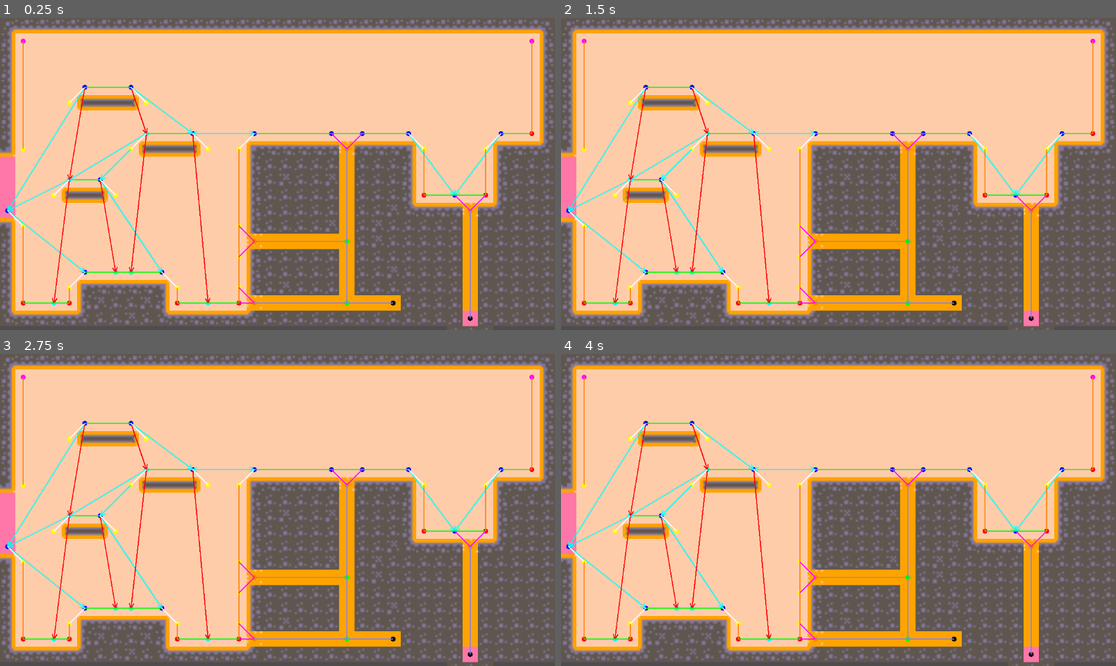
Above: before the commit, frames 1-4 (two rows, left to right).
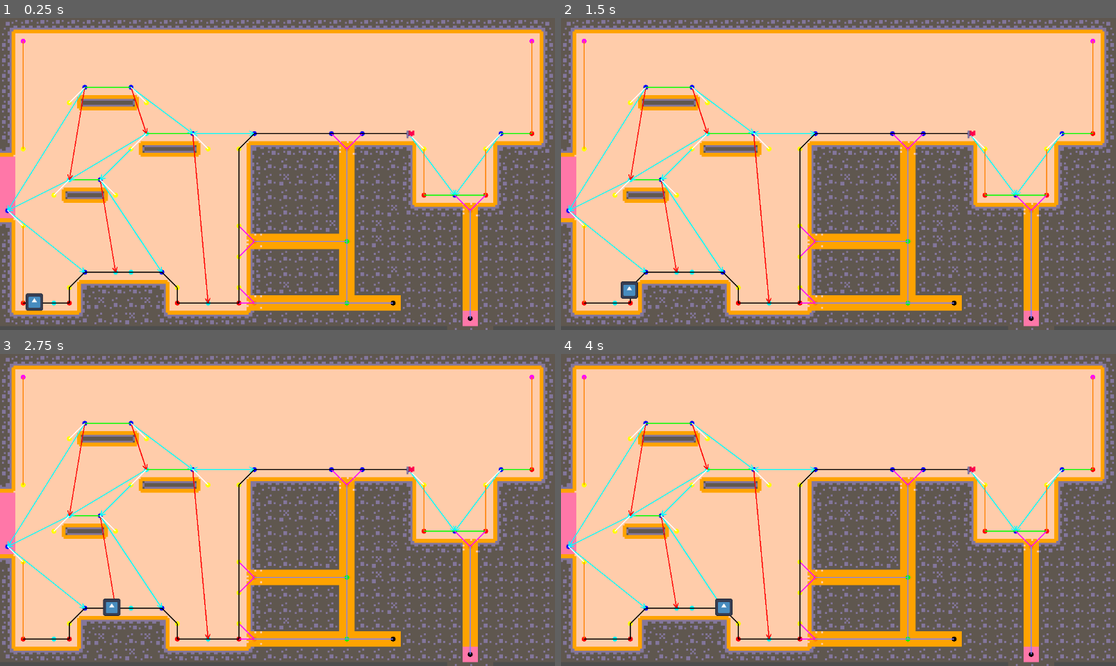
Above: after the commit, the same moments.

Repository: marolmmar1/TFG
Game: Godot game, scene res://Develop/Bioma.tscn
Same seed, same stepped clock (60 frames per second), same inputs: the game is played once before the commit and once after it. The engine's default icon, where the game draws it, is replaced by a stand-in: a white triangle on a blue panel in a dark square.
Inputs:
- Up to frame 1 (0.25 s): no input
- Up to frame 2 (1.5 s): tap Enter (ui_accept) at 0.5, 0.6, 0.77, 1.07, 1.35 s; hold Right (ui_right) from 0.53 s (still down)
- Up to frame 3 (2.75 s): tap Enter (ui_accept) at 1.52, 1.82, 2.1 s; release Right (ui_right) at 2.03 s; hold Left (ui_left) from 2.03 s (still down)
- Up to frame 4 (4 s): release Left (ui_left) at 2.78 s; hold Right (ui_right) from 2.78 s (still down); tap Enter (ui_accept) at 2.85, 3.02, 3.32, 3.6, 3.77 s

The runs differ from the first frame. In frame 1, 4.3% of the frame differs, in the area x 0-100%, y 0-100%; in frame 2, 4.3%; in frame 3, 4.3%; in frame 4, 4.3%.

Commit message:
movement code, switch climbing old

Diff:
--- a/AStar/a_star.gd
+++ b/AStar/a_star.gd
@@ -46,7 +46,7 @@
 	link_helper.link_platform_nodes(astar_nodes, platform_nodes, platform_wall_nodes)
 	link_helper.link_wall_nodes(astar_nodes, wall_nodes, platform_wall_nodes, wall_corner_nodes)
 	link_helper.link_intersection_and_tunnel_gate_nodes(astar_nodes, intersection_nodes, tunnel_gate_nodes, tunnel_end_nodes)
-	link_helper.link_platform_and_wall_nodes(astar_nodes, platform_nodes, wall_nodes)
+	link_helper.link_platform_and_wall_nodes(astar_nodes, platform_nodes, platform_wall_nodes, wall_nodes)
 	link_helper.link_tunnel_gate_nodes(astar_nodes, tunnel_gate_nodes, platform_nodes, wall_nodes, platform_wall_nodes)
 	link_helper.link_platform_nodes_by_jump(astar_nodes, platform_nodes, vertical_jump_dist, horizontal_jump_dist)
 
@@ -103,9 +103,11 @@
 
 		if fall_node_left != null:
 			platform_fall_nodes.append(fall_node_left)
+			astar_nodes[fall_node_left] = []
 			astar_nodes[node].append(Edge.new(node, fall_node_left, Edge.MovementType.FALL))  # One-directional edge
 		if fall_node_right != null:
 			platform_fall_nodes.append(fall_node_right)
+			astar_nodes[fall_node_right] = []
 			astar_nodes[node].append(Edge.new(node, fall_node_right, Edge.MovementType.FALL))  # One-directional edge
 
 
@@ -131,6 +133,10 @@
 
 
 #DEBUG
+var astar_on_going = []
+var astar_target
+var astar_path = []
+
 func _draw():
 
 	for node in platform_nodes:
@@ -201,3 +207,14 @@
 				var arrowhead2 = world_position_b - direction * 10 - direction.rotated(PI / 2) * 5
 				draw_line(world_position_b, arrowhead1, Color(0, 1, 1), 2)
 				draw_line(world_position_b, arrowhead2, Color(0, 1, 1), 2)
+
+	if astar_target:
+		draw_circle(astar_target, 10, Color(0, 1, 0))
+
+	for i in astar_on_going:
+		draw_circle(i, 10, Color(1, 0, 0))
+
+	for edge in astar_path:
+		var world_position_a = tmhelper.to_world_position(edge.from)
+		var world_position_b = tmhelper.to_world_position(edge.to)
+		draw_line(world_position_a, world_position_b, Color(0, 0, 0), 2)
--- a/AStar/link_helper.gd
+++ b/AStar/link_helper.gd
@@ -135,15 +135,16 @@
 
 	return true
 
-func link_platform_and_wall_nodes(astar_nodes, platform_nodes, wall_nodes):
+func link_platform_and_wall_nodes(astar_nodes, platform_nodes, platform_wall_nodes, wall_nodes):
 	# Combine platform nodes and wall nodes into a single list
-	var all_nodes = platform_nodes + wall_nodes
-
-	for i in range(all_nodes.size()):
-		var node_a = all_nodes[i]
-		for j in range(i + 1, all_nodes.size()):
-			var node_b = all_nodes[j]
-			if tmhelper.get_adjacent_cells(node_a).has(node_b):
+	var all_nodes = platform_nodes + platform_wall_nodes + wall_nodes
+
+	for i in range(all_nodes.size()):
+		var node_a = all_nodes[i]
+		for j in range(i + 1, all_nodes.size()):
+			var node_b = all_nodes[j]
+			if tmhelper.get_adjacent_cells(node_a).has(node_b) and \
+				(wall_nodes.has(node_a) or wall_nodes.has(node_b)):
 				# Add a bidirectional connection
 				astar_nodes[node_a].append(Edge.new(node_a, node_b, Edge.MovementType.SWITCH_CLIMBING))
 				astar_nodes[node_b].append(Edge.new(node_b, node_a, Edge.MovementType.SWITCH_CLIMBING))
--- /dev/null
+++ b/Creatures/States/climb_state.gd
@@ -0,0 +1,26 @@
+extends State
+
+@export var speed: float = 65.0
+
+@onready var fall_state = $"../Fall"
+
+var wall_dir
+
+func enter(vars):
+	controller.velocity.y = vars["direction"].y * speed
+
+	assert(controller.is_on_wall())
+	wall_dir = -controller.get_slide_collision(0).get_normal()
+
+	controller.velocity.x = wall_dir.x * 0.1
+
+
+func check_conditions(vars) -> bool:
+	return controller.is_on_wall()
+
+func tick(delta):
+
+	if not controller.is_on_wall():
+		on_change_state.emit(fall_state, {})
+
+	controller.move_and_slide()
--- /dev/null
+++ b/Creatures/States/fall_state.gd
@@ -0,0 +1,16 @@
+extends State
+
+@export var gravity: float = 750
+
+@onready var idle_state = $"../Idle"
+
+func check_conditions(vars) -> bool:
+	return not controller.is_on_floor()
+
+func tick(delta):
+
+	if controller.is_on_floor():
+		on_change_state.emit(idle_state, {})
+
+	controller.velocity.y += gravity * delta
+	controller.move_and_slide()
--- /dev/null
+++ b/Creatures/States/state.gd
@@ -0,0 +1,25 @@
+extends Node
+class_name State
+
+var controller: CharacterBody2D
+var locked := false
+
+signal on_change_state(state, vars)
+
+func init(_controller: CharacterBody2D):
+	self.controller = _controller
+
+func enter(vars):
+	pass
+
+func exit():
+	pass
+
+func tick(delta):
+	pass
+
+func check_conditions(vars) -> bool:
+	return true
+
+func change_state(state: State, vars):
+	on_change_state.emit(state, vars)
--- /dev/null
+++ b/Creatures/States/switch_climbing.gd
@@ -0,0 +1,77 @@
+extends State
+
+@export var max_threshold: int = 50 #Tile size + some tolerance #HACK
+@export var min_threshold: int = 25 #Tile size - some tolerance
+@export var stop_time_1: float = 0.15
+@export var move_time: float = 0.7
+@export var stop_time_2: float = 0.15
+
+@onready var idle_state = $"../Idle"
+@onready var idle_wall_state = $"../IdleWall"
+
+var anim_time := 0.0
+var target_node
+var final_state
+var speed
+
+func enter(vars):
+	target_node = vars["target node"] as Vector2
+
+	if target_node.y < controller.position.y: #Why y in godot 2d is down? aaaaaaaaaa
+		final_state = idle_state
+	else:
+		final_state = idle_wall_state
+
+	var dist = abs(controller.position.x - target_node.x) + abs(controller.position.y - target_node.y)
+	speed = dist / move_time
+
+
+	locked = true
+	anim_time = 0.0
+
+
+func check_conditions(vars) -> bool:
+	if not (controller.is_on_wall() or controller.is_on_floor()):
+		return false
+
+	var _target_node = vars["target node"] as Vector2
+	if _target_node and abs(controller.position.x - _target_node.x) > min_threshold and abs(controller.position.y - _target_node.y) > min_threshold \
+		and controller.position.distance_to(_target_node) < sqrt(max_threshold * max_threshold + max_threshold * max_threshold):
+		return true
+
+	return false
+
+
+func tick(delta):
+
+	anim_time += delta
+
+	if anim_time < stop_time_1:
+		# Stay still first
+		controller.velocity = Vector2.ZERO
+
+	elif anim_time < stop_time_1 + move_time:
+		# Move towards target node
+
+		var t = (anim_time - stop_time_1) / move_time
+		var v = 4 * t * (1 - t) * speed * sqrt(2) #I'm no mathematician and don't know how this works. But I've made it straight up from instict and it works lmao
+
+		controller.velocity.x = v if (target_node.x - controller.position.x) > 0 else -v
+		controller.velocity.y = v if (target_node.y - controller.position.y) > 0 else -v
+
+	elif anim_time < stop_time_1 + move_time + stop_time_2:
+		# Stay still finally
+		controller.velocity = Vector2.ZERO
+	else:
+		# Animation complete
+
+		if final_state == idle_wall_state and not controller.is_on_wall():
+			controller.velocity.x = 10 if (target_node.x - controller.position.x) > 0 else -10 #HACK hardcoded
+		elif final_state == idle_state and not controller.is_on_floor():
+			controller.velocity.y = 10
+
+		else:
+			locked = false
+			on_change_state.emit(final_state, {})
+
+	controller.move_and_slide()
--- /dev/null
+++ b/Creatures/States/walk_state.gd
@@ -0,0 +1,19 @@
+extends State
+
+@export var speed: float = 100.0
+
+@onready var fall_state = $"../Fall"
+
+func enter(vars):
+	controller.velocity.x = vars["direction"].x * speed
+	controller.velocity.y = 0.1
+
+func check_conditions(vars) -> bool:
+	return controller.is_on_floor()
+
+func tick(delta):
+
+	if not controller.is_on_floor():
+		on_change_state.emit(fall_state, {})
+
+	controller.move_and_slide()
--- a/Creatures/creature.gd
+++ /dev/null
@@ -1,25 +0,0 @@
-extends CharacterBody2D
-
-
-const SPEED = 300.0
-const JUMP_VELOCITY = -400.0
-
-
-func _physics_process(delta: float) -> void:
-	# Add the gravity.
-	if not is_on_floor():
-		velocity += get_gravity() * delta
-
-	# Handle jump.
-	if Input.is_action_just_pressed("ui_accept") and is_on_floor():
-		velocity.y = JUMP_VELOCITY
-
-	# Get the input direction and handle the movement/deceleration.
-	# As good practice, you should replace UI actions with custom gameplay actions.
-	var direction := Input.get_axis("ui_left", "ui_right")
-	if direction:
-		velocity.x = direction * SPEED
-	else:
-		velocity.x = move_toward(velocity.x, 0, SPEED)
-
-	move_and_slide()
--- /dev/null
+++ b/Creatures/ground_creature.gd
@@ -0,0 +1,27 @@
+extends CharacterBody2D
+
+@export_category("Main")
+@export var ai_time = 0.5
+
+@export_category("Provided")
+@export var astar: Node2D
+
+@onready var controller = $Controller
+@onready var ai = $AI
+@onready var ai_timer: Timer = $AITimer
+
+func _ready() -> void:
+
+	controller.init(self)
+	ai.init(astar, controller)
+
+	# ai_timer.wait_time = ai_time
+	# ai_timer.timeout.connect(ai_tick)
+	# ai_timer.start()
+
+func _process(delta: float) -> void:
+	ai_tick()
+
+func ai_tick():
+	ai.tick()
+	# ai_timer.start()
--- /dev/null
+++ b/Creatures/ground_creature_ai.gd
@@ -0,0 +1,183 @@
+extends Node2D
+
+@export_category("Debug") #DEBUG
+@export var target: Node2D
+@export var astar_node: Node2D
+@export var tile_size: int = 15
+
+var astar_graph
+var controller
+var path = []
+var path_index = 0
+
+
+func init(_astar, _controller):
+	self.astar_graph = _astar
+	self.controller = _controller
+
+
+func get_closest_node(point: Vector2, threshold: int):
+	var closest_point = null
+	var closest_dist = INF
+	for node in astar_graph.astar_nodes:
+		var dist = point.distance_to(astar_graph.tmhelper.to_world_position(node))
+		if dist < closest_dist:
+			closest_dist = dist
+			if closest_dist < threshold:
+				closest_point = node
+	return closest_point
+
+
+class AstarAINode:
+	func _init(_node: Vector2i, _parent: AstarAINode, _cost: int):
+		self.node = _node
+		self.parent = _parent
+		self.cost = _cost
+
+	var node: Vector2i
+	var parent: AstarAINode
+	var cost: int
+
+
+func astar(current_node: Vector2i, target_node: Vector2i) -> Array:
+	var pending = []
+	var explored = []
+
+	var start_node = AstarAINode.new(current_node, null, 0)
+
+	pending.append(start_node)
+
+	while pending.size() > 0: #TODO prevent infinite loop and split process through ticks
+
+		# #DEBUG
+		# await get_tree().create_timer(0.25).timeout
+		# astar_node.queue_redraw()
+
+		var lowest_cost_node = null
+		var lowest_cost = INF
+
+		for node in pending:
+			var cost = node_cost(node, AstarAINode.new(target_node, null, 0))
+			if cost < lowest_cost:
+				lowest_cost = cost
+				lowest_cost_node = node
+
+		pending.erase(lowest_cost_node)
+		explored.append(lowest_cost_node)
+
+		if lowest_cost_node.node == target_node:
+			return build_path(start_node, lowest_cost_node)
+
+		var neighbors = get_neighbors(lowest_cost_node.node)
+		for neighbor in neighbors:
+			if explored.filter(func(x): return x.node == neighbor).size() > 0:
+				continue
+
+			var pending_neighbor = pending.filter(func(x): return x.node == neighbor).pop_front()
+
+			if not pending_neighbor:
+				pending_neighbor = AstarAINode.new(neighbor, lowest_cost_node, 0)
+				var cost = node_cost(lowest_cost_node, pending_neighbor)
+				pending_neighbor.cost = cost
+				pending.append(pending_neighbor)
+
+			else:
+				var cost = node_cost(lowest_cost_node, pending_neighbor)
+				if cost < pending_neighbor.cost:
+					pending_neighbor.parent = lowest_cost_node
+					pending_neighbor.cost = cost
+
+	return []
+
+func node_cost(from: AstarAINode, to: AstarAINode) -> int:
+	var heuristic = controller.position.distance_to(astar_graph.tmhelper.to_world_position(to.node))
+	var movement_cost = 0
+	if from.parent:
+		movement_cost = from.cost
+
+	return heuristic + movement_cost
+
+func get_neighbors(node: Vector2i) -> Array:
+	var neighbors = []
+
+	# #DEBUG
+	# astar_node.astar_on_going.append(astar_graph.tmhelper.to_world_position(node))
+
+	for edge in astar_graph.astar_nodes[node]:
+		neighbors.append(edge.to)
+
+	return neighbors
+
+func build_path(start_node: AstarAINode, end_node: AstarAINode) -> Array:
+	var _path = []
+	var current = end_node
+	while current != start_node:
+		if current.parent:
+			for edge in astar_graph.astar_nodes[current.parent.node]:
+				if edge.to == current.node:
+					_path.append(edge)
+					break
+		current = current.parent
+
+	_path.reverse()
+	return _path
+
+#TODO pass to higher AI
+func tick():
+	if not path:
+		var current_node = get_closest_node(controller.position, 1000)
+		var target_node = get_closest_node(target.position, 1000)
+
+		# #DEBUG
+		# astar_node.astar_target = astar_graph.tmhelper.to_world_position(target_node)
+		# astar_node.queue_redraw()
+
+		path_index = 0
+		path = astar(current_node, target_node)
+
+
+func _process(delta: float) -> void:
+	if path:
+
+		#DEBUG
+		astar_node.astar_path = path
+		astar_node.queue_redraw()
+
+		if path_index < path.size() and path[path_index].to == get_closest_node(controller.position, tile_size):
+			path_index += 1
+
+			calculate_movement()
+
+		elif path_index == 0:
+			calculate_movement()
+
+
+		#TODO check if out of edge's bounding box by thickness
+
+
+func calculate_movement():
+	var next_node = path[path_index].to
+
+	match path[path_index].movement_type:
+		Edge.MovementType.WALK:
+			walk(next_node)
+		Edge.MovementType.CLIMB:
+			climb(next_node)
+		Edge.MovementType.SWITCH_CLIMBING:
+			switch_climbing(next_node)
+
+
+func walk(next_node):
+	if astar_graph.tmhelper.to_world_position(next_node).x > controller.position.x:
+		controller.queue_change_state(controller.walk_state, {"direction": Vector2.RIGHT})
+	else:
+		controller.queue_change_state(controller.walk_state, {"direction": Vector2.LEFT})
+
+func climb(next_node):
+	if astar_graph.tmhelper.to_world_position(next_node).y > controller.position.y:
+		controller.queue_change_state(controller.climb_state, {"direction": Vector2.DOWN})
+	else:
+		controller.queue_change_state(controller.climb_state, {"direction": Vector2.UP})
+
+func switch_climbing(next_node):
+	controller.queue_change_state(controller.switch_climbing_state, {"target node": astar_graph.tmhelper.to_world_position(next_node)})
--- /dev/null
+++ b/Creatures/ground_creature_controller.gd
@@ -0,0 +1,77 @@
+extends Node
+
+@export var speed: float = 100.0
+@export var climb_speed: float = 80.0
+@export var gravity: float = 500.0
+@export var jump_force: float = -200.0
+
+@onready var idle_state = $Idle
+@onready var idle_wall_state = $IdleWall
+@onready var fall_state = $Fall
+@onready var walk_state = $Walk
+@onready var climb_state = $Climb
+@onready var switch_climbing_state = $SwitchClimbing
+
+var controller: CharacterBody2D
+var current_state: State
+var queued_state = []
+
+var position:
+	get:
+		return controller.position
+	set(value):
+		assert(false)
+
+func init(_controller: CharacterBody2D):
+	self.controller = _controller
+
+	# idle_state.init(controller)
+	# idle_state.on_change_state.connect(change_state)
+	# idle_wall_state.init(controller)
+	# idle_wall_state.on_change_state.connect(change_state)
+	fall_state.init(controller)
+	fall_state.on_change_state.connect(change_state)
+	walk_state.init(controller)
+	walk_state.on_change_state.connect(change_state)
+	climb_state.init(controller)
+	climb_state.on_change_state.connect(change_state)
+	switch_climbing_state.init(controller)
+	switch_climbing_state.on_change_state.connect(change_state)
+
+
+func _physics_process(delta: float):
+	if not controller:
+		return
+
+	if queued_state and not current_state.locked and queued_state[0].check_conditions(queued_state[1]):
+		current_state.exit()
+		current_state = queued_state[0]
+		current_state.enter(queued_state[1])
+
+	if current_state:
+		print(current_state.name)
+		current_state.tick(delta)
+
+	else:
+		if fall_state.check_conditions({}):
+			current_state = fall_state
+			fall_state.enter({})
+		elif idle_state.check_conditions({}):
+			current_state = idle_state
+			idle_state.enter({})
+
+
+func change_state(_state, vars):
+
+	if queued_state and queued_state[0].check_conditions(queued_state[1]): #Just to avoid possible state flickering
+		current_state.exit()
+		current_state = queued_state[0]
+		current_state.enter(queued_state[1])
+
+	if _state.check_conditions(vars):
+		current_state.exit()
+		current_state = _state
+		current_state.enter(vars)
+
+func queue_change_state(_state, vars):
+	queued_state = [_state, vars]
--- a/Develop/Bioma.tscn
+++ b/Develop/Bioma.tscn
@@ -1,10 +1,20 @@
-[gd_scene load_steps=8 format=3 uid="uid://ccf6t4ko0ds42"]
+[gd_scene load_steps=19 format=3 uid="uid://ccf6t4ko0ds42"]
 
 [ext_resource type="Texture2D" uid="uid://eujin7w1yov" path="res://Assets/kenney_pico-8-platformer/Default/Tilemap/tilemap_packed.png" id="1_4dpsh"]
 [ext_resource type="Script" path="res://AStar/tile_map_helper.gd" id="3_5fu47"]
 [ext_resource type="Script" path="res://AStar/a_star.gd" id="3_qpv5a"]
 [ext_resource type="Script" path="res://AStar/nodes_helper.gd" id="4_ajdy2"]
 [ext_resource type="Script" path="res://AStar/link_helper.gd" id="5_2xpg2"]
+[ext_resource type="Script" path="res://Creatures/ground_creature_controller.gd" id="6_6yccm"]
+[ext_resource type="Texture2D" uid="uid://dagii0va0jdne" path="res://Assets/kenney_pico-8-platformer/Transparent/Tiles/tile_0073.png" id="6_tqb5n"]
+[ext_resource type="Texture2D" uid="uid://2l44j7m7c03b" path="res://icon.svg" id="6_vlhar"]
+[ext_resource type="Script" path="res://Creatures/ground_creature.gd" id="6_yqe6f"]
+[ext_resource type="Script" path="res://Creatures/ground_creature_ai.gd" id="8_cu1ky"]
+[ext_resource type="Script" path="res://Creatures/States/walk_state.gd" id="10_1dhbc"]
+[ext_resource type="Script" path="res://Creatures/States/state.gd" id="10_3h3ol"]
+[ext_resource type="Script" path="res://Creatures/States/fall_state.gd" id="11_k430i"]
+[ext_resource type="Script" path="res://Creatures/States/climb_state.gd" id="13_eqle6"]
+[ext_resource type="Script" path="res://Creatures/States/switch_climbing.gd" id="14_wpcrk"]
 
 [sub_resource type="TileSetAtlasSource" id="TileSetAtlasSource_5okw5"]
 texture = ExtResource("1_4dpsh")
@@ -273,9 +283,13 @@
 custom_data_layer_1/type = 1
 sources/5 = SubResource("TileSetAtlasSource_5okw5")
 
+[sub_resource type="CircleShape2D" id="CircleShape2D_2owua"]
+radius = 18.0278
+
 [node name="Bioma" type="Node2D"]
 
 [node name="TileMap" type="TileMap" parent="."]
+texture_filter = 1
 position = Vector2(-32, 0)
 scale = Vector2(4, 4)
 tile_set = SubResource("TileSet_h5w5i")
@@ -295,3 +309,59 @@
 
 [node name="LinkHelper" type="Node" parent="AStar"]
 script = ExtResource("5_2xpg2")
+
+[node name="DebugTarget" type="Node2D" parent="."]
+position = Vector2(852, 234)
+
+[node name="Sprite2D" type="Sprite2D" parent="DebugTarget"]
+texture_filter = 1
+position = Vector2(0, 8)
+scale = Vector2(2, 2)
+texture = ExtResource("6_tqb5n")
+
+[node name="Creature" type="CharacterBody2D" parent="." node_paths=PackedStringArray("astar")]
+position = Vector2(58, 586)
+script = ExtResource("6_yqe6f")
+astar = NodePath("../AStar")
+
+[node name="CollisionShape2D" type="CollisionShape2D" parent="Creature"]
+shape = SubResource("CircleShape2D_2owua")
+
+[node name="Sprite2D" type="Sprite2D" parent="Creature"]
+scale = Vector2(0.28125, 0.28125)
+texture = ExtResource("6_vlhar")
+
+[node name="Controller" type="Node" parent="Creature"]
+script = ExtResource("6_6yccm")
+
+[node name="Walk" type="Node" parent="Creature/Controller"]
+script = ExtResource("10_1dhbc")
+
+[node name="Fall" type="Node" parent="Creature/Controller"]
+script = ExtResource("11_k430i")
+
+[node name="Idle" type="Node" parent="Creature/Controller"]
+script = ExtResource("10_3h3ol")
+
+[node name="IdleWall" type="Node" parent="Creature/Controller"]
+script = ExtResource("10_3h3ol")
+
+[node name="Climb" type="Node" parent="Creature/Controller"]
+script = ExtResource("13_eqle6")
+
+[node name="SwitchClimbing" type="Node" parent="Creature/Controller"]
+script = ExtResource("14_wpcrk")
+max_threshold = null
+min_threshold = null
+stop_time_1 = null
+move_time = null
+stop_time_2 = null
+
+[node name="AI" type="Node2D" parent="Creature" node_paths=PackedStringArray("target", "astar_node")]
+script = ExtResource("8_cu1ky")
+target = NodePath("../../DebugTarget")
+astar_node = NodePath("../../AStar")
+tile_size = null
+
+[node name="AITimer" type="Timer" parent="Creature"]
+one_shot = true
